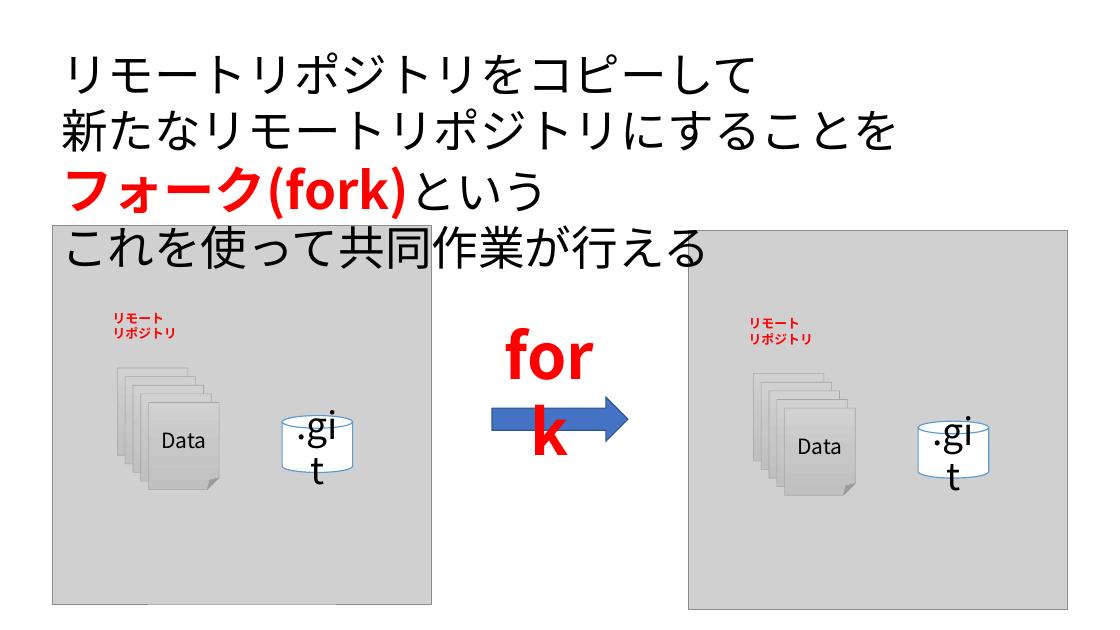
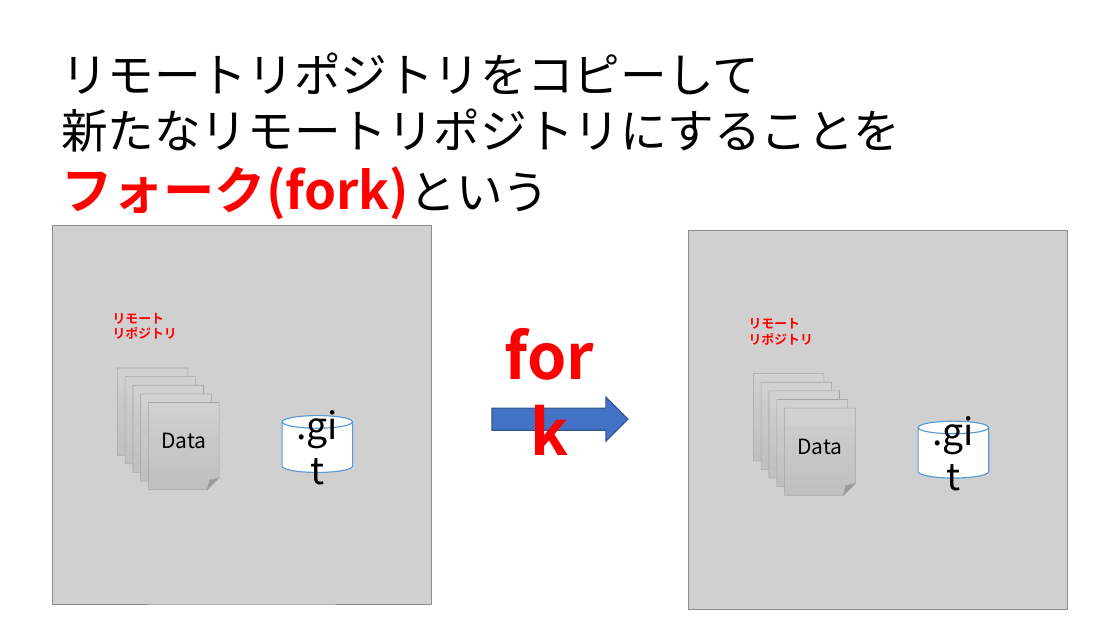
Before and after one commit to syalpon/master, a slide deck: slide 23 of git.pptx. Drawn at 1120x630 pixels with LibreOffice and Linux fonts; fonts in the diff are those of the drawing; grey boxes stand for pictures. Boxes give left, top, right and bottom in pixels: in the first picture for what was removed or moved away, otherwise in the second. Text is boxed around its words. In the diff, an @@ line names an element or a change of style, - is before the commit and + after.

Commit message:
update

```diff
--- a/git.pptx
+++ b/git.pptx
@@ text at [61,218,710,278]: paragraph removed @@
-これを使って共同作業が行える
```
Also in this commit, not shown: 1 other slide changed, 1 slide added.
